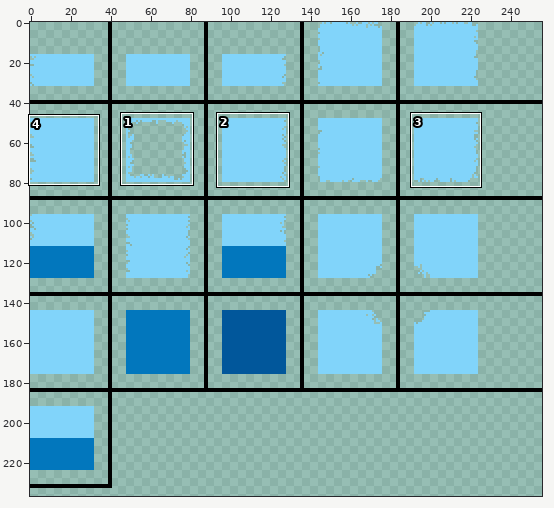
Pixel-art file: Textures/Environment/Water/Water-0001.aseprite. Above: a wide view before the commit, with the close-up outlined.
Close-up. Before the commit:
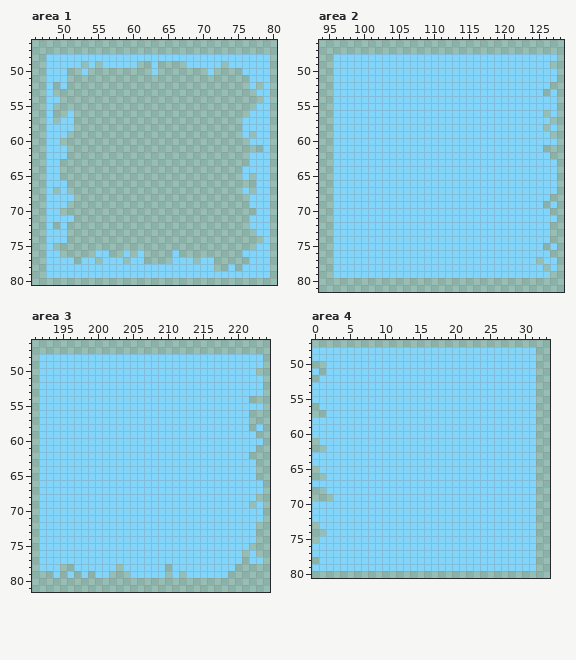
256x256 pixels, 1 frame. Shown: area 1: x 46..80, y 46..80; area 2: x 94..128, y 46..81; area 3: x 191..224, y 46..81; area 4: x 0..33, y 47..80. The wide view leaves out empty margins. The commit also changed other parts of the picture, which this record leaves out.
And afterwards:
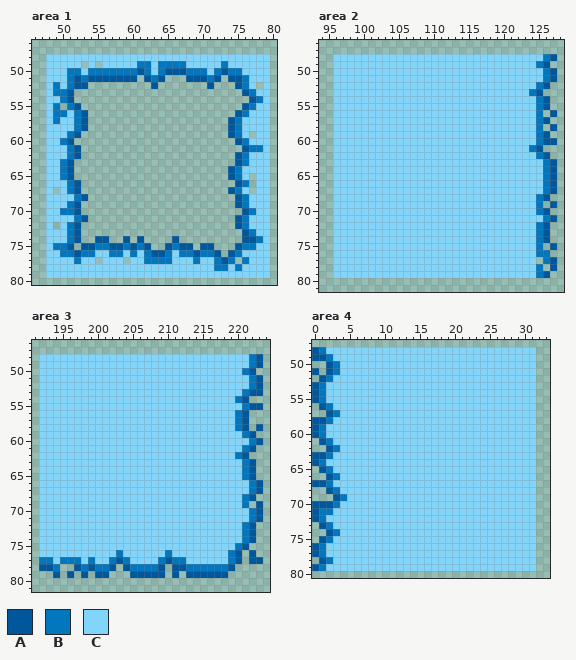
Palette (. is transparent): A #01579b  B #0277bd  C #81d4fa
Diff:
Changed rows in their new state; - is an unchanged pixel.
Area 1:
first column x 49:
49 ------------BB-BBBB-----B-----
50 --BB-BBBBBBBAB-BAAABBB-BABB---
51 --BABAAAAAAA-ABA---AAABA-AAB--
52 B-BAA---------A-------A---AB--
53 BBA------------------------AB-
54 -BA-------------------------AB
55 B-BA-----------------------AB-
56 BB-BA---------------------AB--
57 B--BA--------------------AB---
58 ---BA--------------------AB---
59 --BA---------------------AB---
60 -BA-----------------------AB--
61 --BA-----------------------ABB
62 --BA----------------------AB--
63 -BA-----------------------AB--
64 -BA----------------------AB---
65 -BA----------------------AB---
66 --BA----------------------AB--
67 --BA---------------------AB---
68 ---BA---------------------AB--
69 --BA----------------------AB--
70 -BBA-----------------------AB-
71 ---BA---------------------AB--
72 --BA----------------------AB--
73 --BA-----------------------AB-
74 --BA--AA--A-A----A---------AAB
75 BBA-AABBAABABA--ABAA-AA---ABB-
76 -BBABB--BB-B-BAAB-BBABBA-AB---
77 ---B---------BBBB---B--BAB-B--
78 -----------------------BB-B---
Area 2:
first column x 124:
48 --BA
49 -BA-
50 --BA
51 --BA
52 -BA-
53 BA-.
54 -BA.
55 -BA.
56 -B-A
57 -BA-
58 -B-A
59 -BA-
60 -BAA
61 BA--
62 -BA-
63 --BA
64 --BA
65 --BA
66 --BA
67 --BA
68 -BA-
69 -B-A
70 -BA-
71 --BA
72 -BA-
73 -BA-
74 -BA-
75 -B-A
76 -BB-
77 --BA
78 -B-A
79 -BA-
Area 3:
first column x 192:
48 ------------------------------BA
49 ------------------------------BA
50 -----------------------------BA-
51 ------------------------------BA
52 ------------------------------BA
53 -----------------------------BAA
54 ----------------------------BA--
55 -----------------------------BAA
56 ----------------------------BA--
57 ----------------------------BA--
58 ----------------------------BA-A
59 -----------------------------BA-
60 ------------------------------BA
61 -----------------------------BA-
62 ----------------------------BA--
63 -----------------------------BA-
64 -----------------------------BA-
65 -----------------------------BA-
66 ------------------------------BA
67 ------------------------------BA
68 -----------------------------BA-
69 -----------------------------B-A
70 ------------------------------BA
71 ------------------------------BA
72 -----------------------------BA-
73 -----------------------------BA-
74 -----------------------------BA-
75 ----------------------------BA--
76 -----------B------B--------BA-A-
77 BB-BBB-B--BAB----BABB------BA-AA
78 AAB--ABABBA-ABBBBA-AABBBBBBA----
79 --A-A-A-AA---AAAAA-A-AAAAAA-----
Area 4:
first column x 0:
48 AB---
49 AAB--
50 --AB-
51 A-AB-
52 -AB--
53 AB---
54 AB---
55 AB---
56 -AB--
57 --AB-
58 AAB--
59 AB---
60 AB---
61 -AB--
62 --AB-
63 AAB--
64 AB---
65 -AB--
66 --AB-
67 AAB--
68 --AB-
69 ---AB
70 AAAB-
71 ABB--
72 AB---
73 -AB--
74 --AB-
75 -AB--
76 AB---
77 AB---
78 -AB--
79 AB---
